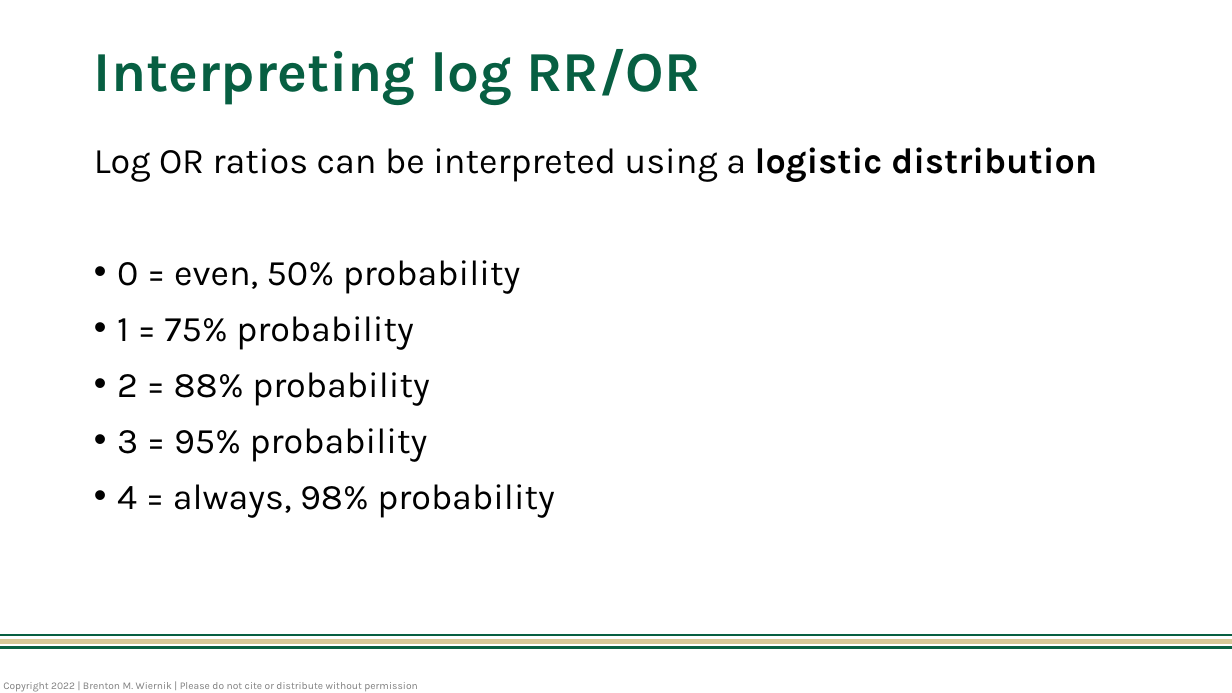
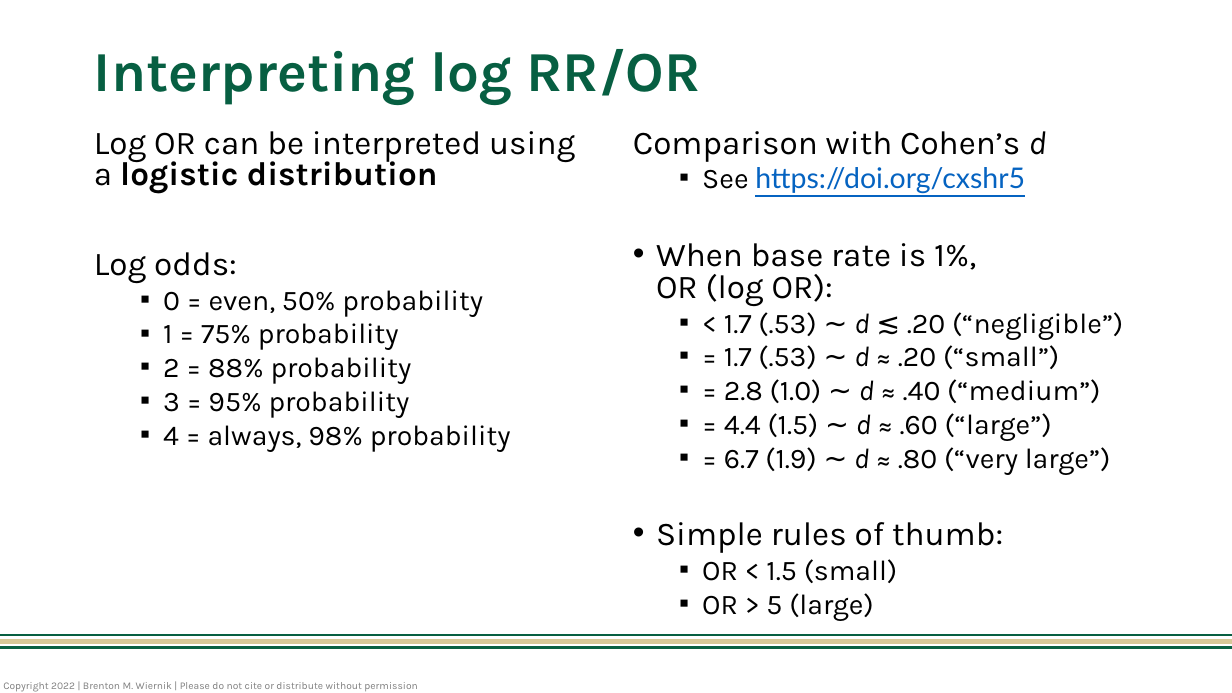
Before and after one commit to bwiernik/meta-workshop, a slide deck: slide 46 of slides/01_meta-analytic-thinking.pptx. Drawn at 1232x693 pixels with LibreOffice and Linux fonts; fonts in the diff are those of the drawing. Boxes give left, top, right and bottom in pixels: in the first picture for what was removed or moved away, otherwise in the second. Text is boxed around its words. In the diff, an @@ line names an element or a change of style, - is before the commit and + after.

```diff
--- a/slides/01_meta-analytic-thinking.pptx
+++ b/slides/01_meta-analytic-thinking.pptx
@@ text "Log OR can be interpreted ...": place and size @@
-text "Log OR can be interpreted ..." at [94, 147, 1097, 518]
+text "Log OR can be interpreted ..." at [94, 131, 575, 452]
@@ text at [94, 131, 575, 283]: text changed; size 28 to 25.9 pt @@
-Log OR ratios can be interpreted using a logistic distribution
+Log OR can be interpreted using a logistic distribution
+Log odds:
@@ text added at [633, 131, 1123, 621], 22.2 pt, text #000000 @@
+Comparison with Cohen’s d
+  ▪ See https://doi.org/cxshr5
+• When base rate is 1%,
+  OR (log OR):
+  ▪ < 1.7 (.53) ∼ d ≲ .20 (“negligible”)
+  ▪ = 1.7 (.53) ∼ d ≈ .20 (“small”)
+  ▪ = 2.8 (1.0) ∼ d ≈ .40 (“medium”)
+  ▪ = 4.4 (1.5) ∼ d ≈ .60 (“large”)
+  ▪ = 6.7 (1.9) ∼ d ≈ .80 (“very large”)
+• Simple rules of thumb:
+  ▪ OR < 1.5 (small)
+  ▪ OR > 5 (large)
@@ text at [163, 290, 511, 452]: size 28 to 22.2 pt in "0 = even, 50% probability", "1 = 75% probability", "2 = 88% probability", "3 = 95% probability" and 1 more places; bullet • to ▪; list level 1 to 2 in "0 = even, 50% probability"; line spacing 1 to 0.8; list level 1 to 2 in "1 = 75% probability"; list level 1 to 2 in "2 = 88% probability"; list level 1 to 2 in "3 = 95% probability"; list level 1 to 2 in "4 = always, 98% probability" @@
```
Also in this commit, not shown: 10 other slides changed, 16 other files.
